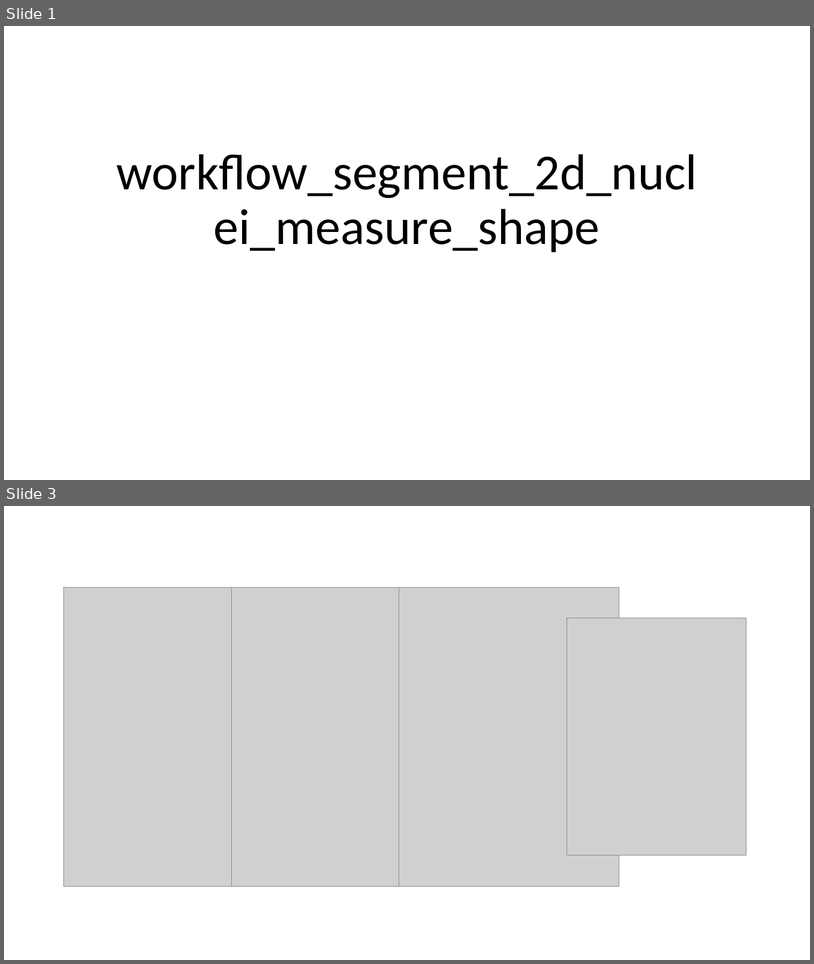
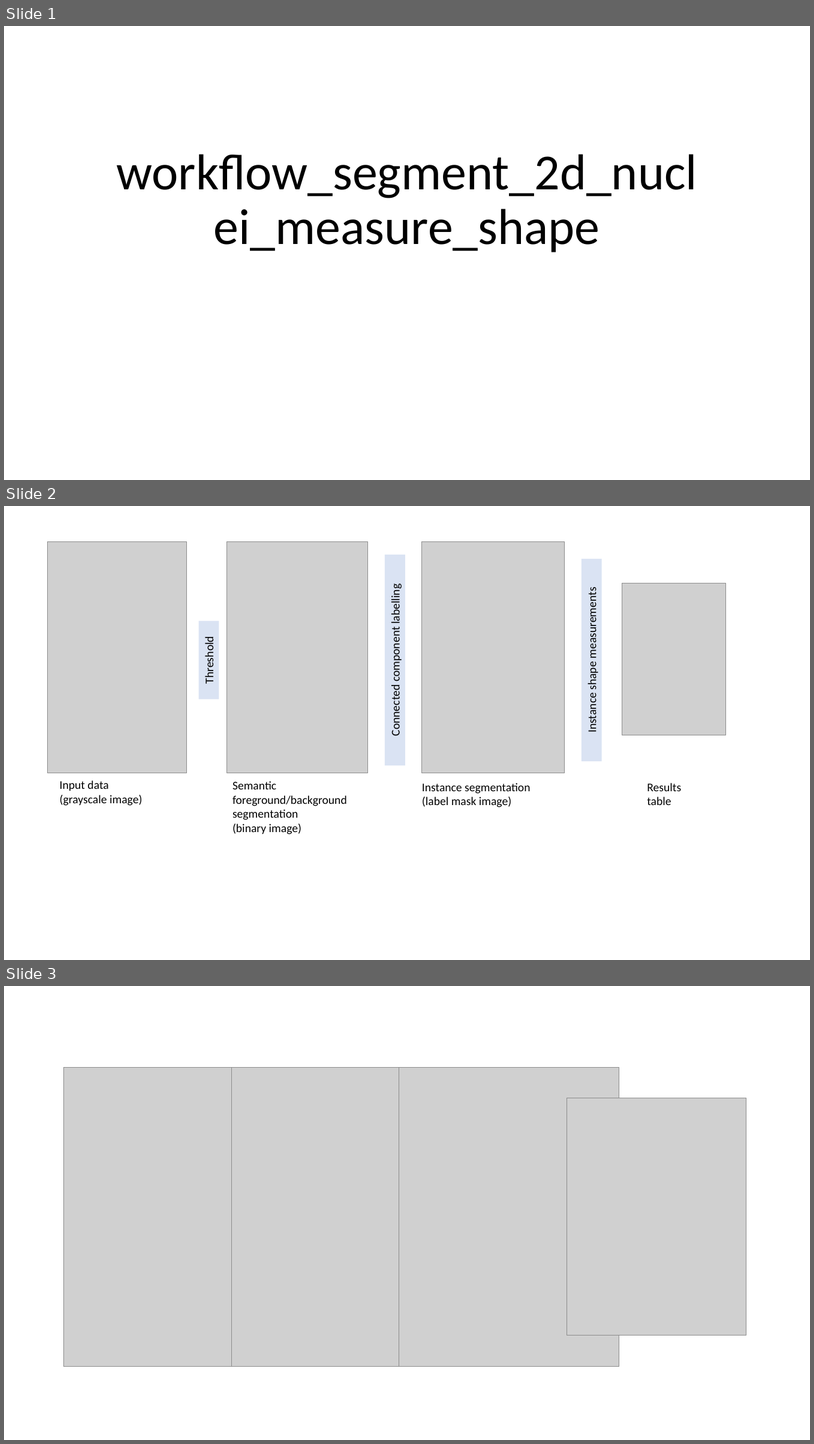
Before and after one commit to NEUBIAS/training-resources, a slide deck: figures/resources/workflow_segment_2d_nuclei_measure_shape.pptx. Shown one above the other, each under a label of ours: slides 1 and 3 before the commit, slides 1, 2 and 3 after it; the slides between them are not shown. The pictures are 814x964 and 814x1444 pixels, drawn with LibreOffice and Linux fonts; fonts in the diff are those of the drawing; grey boxes stand for pictures. Boxes give left, top, right and bottom in pixels: in the first picture for what was removed or moved away, otherwise in the second. Text is boxed around its words. In the diff, an @@ line names an element or a change of style, - is before the commit and + after.

```diff
--- a/figures/resources/workflow_segment_2d_nuclei_measure_shape.pptx
+++ b/figures/resources/workflow_segment_2d_nuclei_measure_shape.pptx
@@ slide 2 added at [4, 506, 810, 960], background #FFFFFF @@
@@ group added at [48, 541, 726, 834]: 4 pictures, 4 texts, 3 rectangles @@
+Input data
+(grayscale image)
+Semantic
+foreground/background
+segmentation
+(binary image)
+Instance segmentation
+(label mask image)
+Results
+table
+Threshold
+Connected component labelling
+Instance shape measurements
```
Also in this commit, not shown: 1 slide removed, 2 other files.
